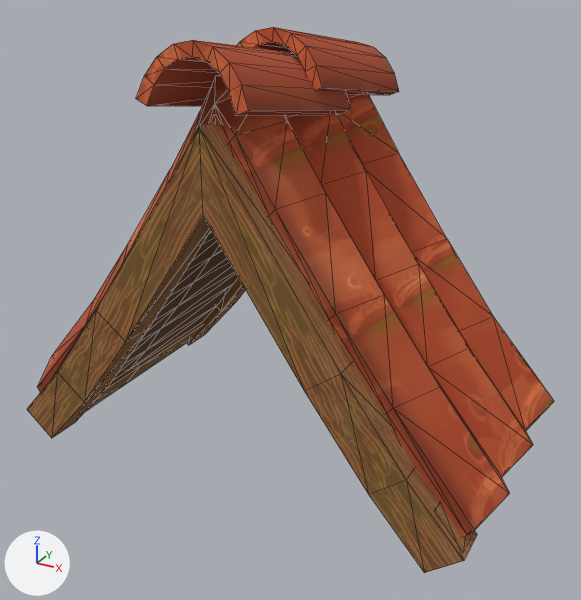
The glTF model assets/biblioteca/medieval/Roof_RoundTile_2x1.glb: old version first, new version second.
Rendered twice from a 50 mm lens placed at (2.33, -4.71, 2.72), pointed at (0.08, -0.62, 0.68). Every picture has the same lights, and +X, +Y and +Z are marked at lower left. The first picture is the older version. Mesh edges are drawn as thin lines.

Before the edit, the objects in view are built like this:
```python
mat_mi_roundtiles = principled_material('MI_RoundTiles')
mat_mi_roundtiles.texture = img_t_roundtiles_basecolor_jpg
mat_mi_roundtiles.roughness = 1.0
me_cylinder_008 = bpy.data.meshes.new('Cylinder.008')
me_cylinder_008.from_pydata(...)  # 361 vertices, 612 faces; spans x -1.65..1.65, y -1.48..0.47, z -0.34..2.32
# faces by material slot: [404, 208]
me_cylinder_008.materials.append(mat_mi_roundtiles)  # picture img_t_roundtiles_basecolor_jpg
me_cylinder_008.materials.append(mat_mi_woodtrim)  # picture img_t_woodtrim_basecolor_jpg
ob_roof_roundtile_2x1 = bpy.data.objects.new('Roof_RoundTile_2x1', me_cylinder_008)
ob_roof_roundtile_2x1.location = (0.0, 0.0, 0.0)
```
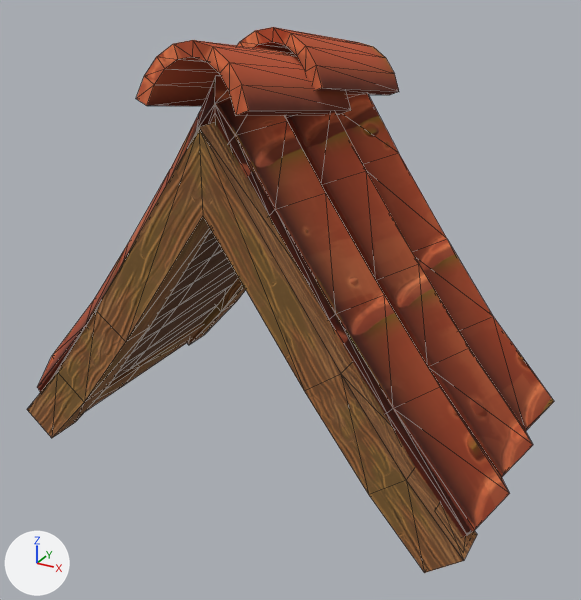
Pixel boxes (x1, y1, x2, y2) of what changed, in the pictures (581 x 600 px):
'Roof_RoundTile_2x1', surface changed: (30, 30, 553, 572) in both

The change, as a list of edits to the scene's bpy script:
```text
Add img_t_roundtiles_normal_jpg:
    img_t_roundtiles_normal_jpg = load_image('T_RoundTiles_Normal.jpg', 'texturas/T_RoundTiles_Normal.jpg', 1024, 1024, 'Non-Color')
Change mat_mi_roundtiles:
    add n3 = _N.new('ShaderNodeNormalMap'); n3.name = 'Normal Map'
    add n3.uv_map = 'UVMap'
    add n4 = _N.new('ShaderNodeTexImage'); n4.name = 'Image Texture.001'
    add n4.image = img_t_roundtiles_normal_jpg
    where n0 = _N.new('ShaderNodeBsdfPrincipled'); n0.name = 'Principled BSDF'
    add _L.new(n3.outputs[0], n0.inputs[5])  # 'Normal' to 'Normal'
    add _L.new(n4.outputs[0], n3.inputs[1])  # 'Color' to 'Color'
```
